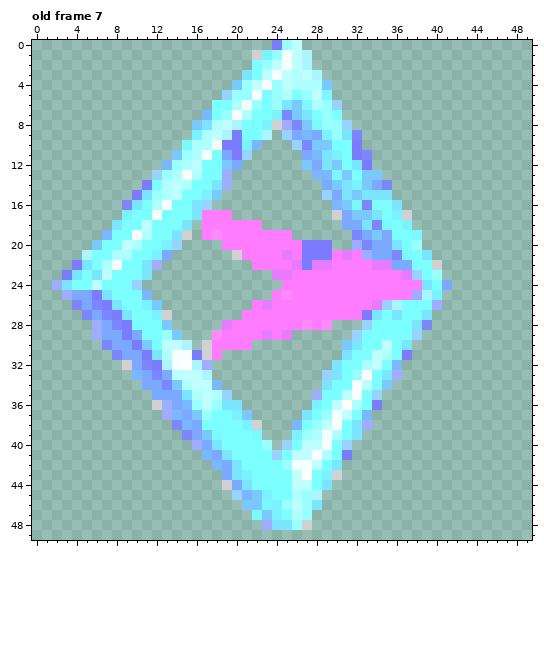
Animated GIF sprite: assets/img/decor/ArrowR.gif. Above is the file before it was changed.
The file is 50x50 pixels, 8 frames. Colours within 5 levels of each other are drawn and written as one. Shown: old frame 7. The commit also changed other frames, which this record leaves out.
Now the later version:
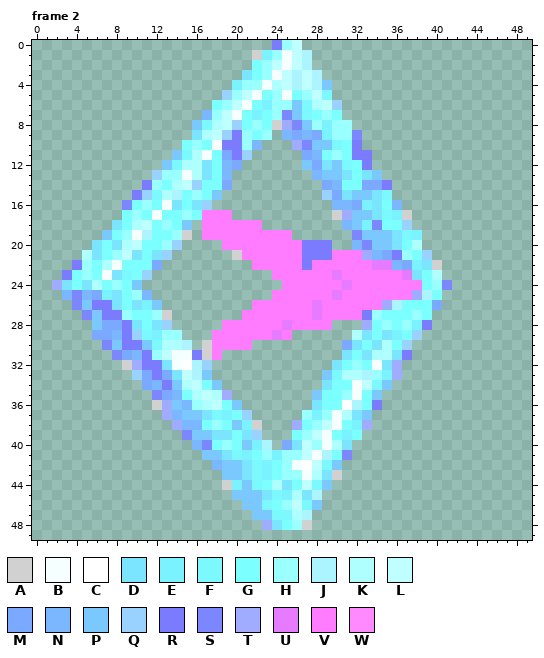
Palette (. is transparent): A #d1d1d1  B #f6ffff  C #ffffff  D #7be4ff  E #7bf2ff  F #7bf9ff  G #7bffff  H #99ffff  J #acf4ff  K #b0ffff  L #c0ffff  M #7ba9ff  N #7bb7ff  P #7bc8ff  Q #99d1ff  R #7b7bff  S #7b86ff  T #a0acff  U #e67bff  V #ff7bff  W #ff89ff
A new or re-ordered frame is compared with the old frame closest to it.
Edits made:
frames re-ordered
Changed rows in their new state; - is an unchanged pixel.
Frame 2 against old frame 7:
first column x 3:
 3 --------------------H--J---------------
 4 -----------------E-H-K-JLJ-------------
 5 ------------------L---B----------------
 6 ----------------HL-GE-H---L------------
 7 ---------------HL-GE-H--F--------------
 8 --------------F--Q-HG----HE-H----------
 9 -------------D--Q-H-H-N-----H----------
10 ------------GHG---H----T---F-----------
11 ------------F-------------GH--R--------
12 ----------PF-KD-N-----------FG---------
13 -----------H--D-N---------PPD-D--------
14 ---------HGKLQ-GM----------NGGM-R------
15 --------QF-J-HG---------------P-F------
16 -------GHG-D----------------NMED-N-----
17 ------GH----HG--------------T---F------
18 -------K--H-P---------------NPE-G-Q----
19 ----P-H-J--H---V--------------P-PDFE---
20 ---D-DKL--H------------------N-PP--K---
21 --KD-HLD-DQ-----------V-----V--N-RH-Q--
22 --H-----GM-------------V-VV------N-ED--
23 -GHGBDF-Q------------VV----U-------D-K-
24 --DK-H-P--------------------U-------GHS
25 NSNMED-H--------------V----U---------G-
26 --PR---D------------V----U-----VT----M-
27 ---PR-H--H---------------U-----H-G-HG--
28 ---P-M-D-DQ-----V-----U-V-V---T-H-HER--
29 ---M-N-QFE-H---V----VUV------KD-DE-----
30 -----PR--FKK----------------M--DK-Q----
31 -------N-HL-------------------DK-D-----
32 -------TR-D---Q--------------HGBDT-----
33 -------Q-R-D-JP-----------PFKKJHE------
34 ---------NR---GP---------------F-------
35 ---------S-NG---T--------P--H--P-------
36 -----------P--KLGP-------D-G-J---------
37 ------------P-DFEGQ-----HE--KDP--------
38 -----------T-N-H-P-----T---B-E---------
39 -------------P-DD-DQ---G-L-GEG---------
40 -------------NSGH-PEJ-MD-H-KD----------
41 --------------PP-FE-HEHH-BJ-S----------
42 ----------------PPDFE---C-FP-----------
43 ----------------PPDFE-HHBKD------------
44 -----------------EPF-KDG-FP------------
45 -----------------PP-DFE-D--------------
46 ---------------------G--FP-------------
47 -------------------P-FF-J--------------
48 ----------------------G----------------
